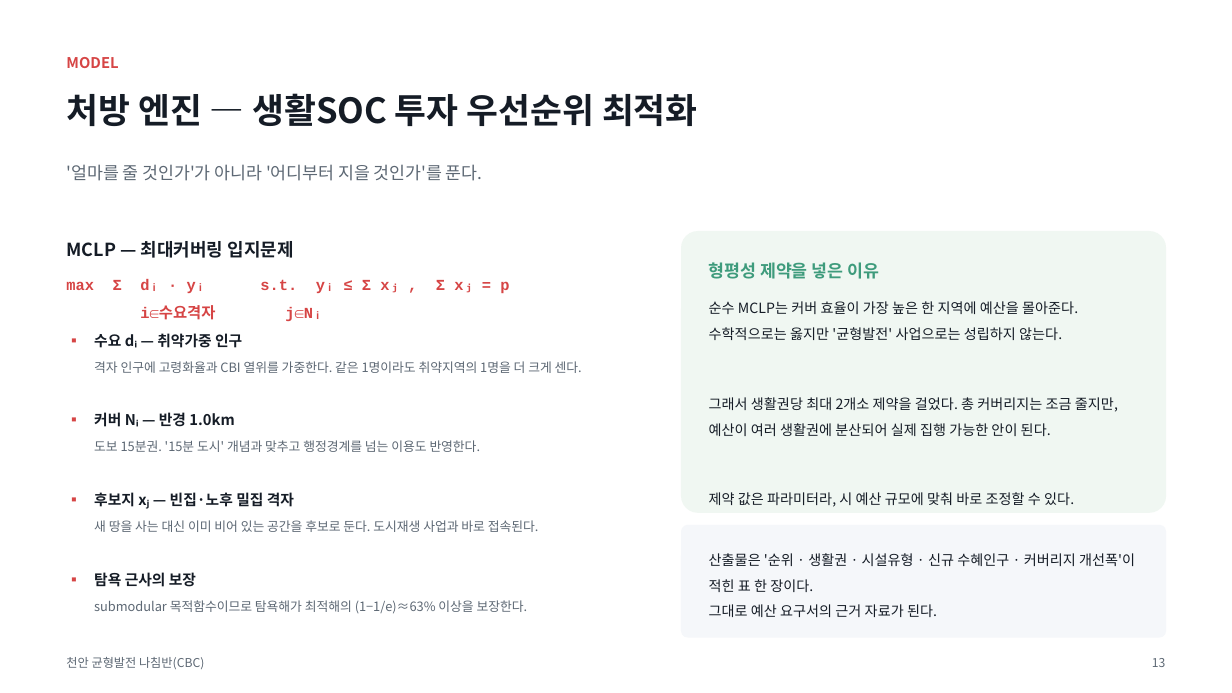
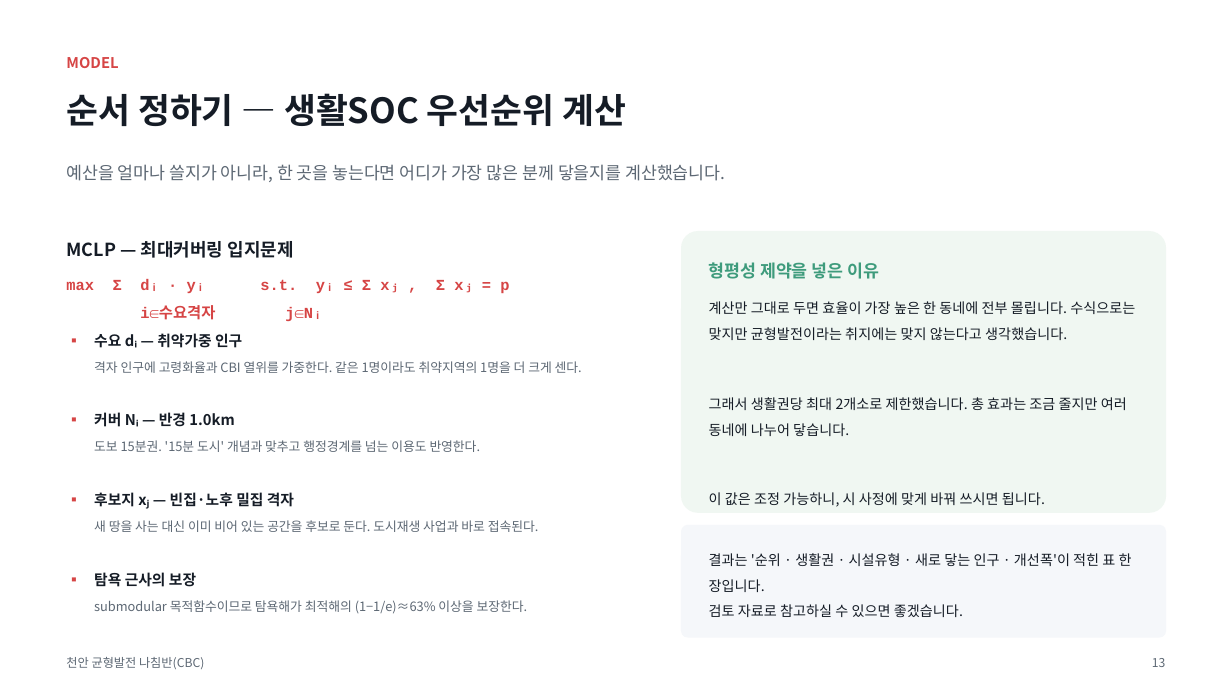
Before and after one commit to BioCode67/2026-AI-, a slide deck: slide 14 of deliverables/기획서_천안균형발전나침반_CBC.pptx. Drawn at 1232x693 pixels with LibreOffice and Linux fonts; fonts in the diff are those of the drawing. Boxes give left, top, right and bottom in pixels: in the first picture for what was removed or moved away, otherwise in the second. Text is boxed around its words. In the diff, an @@ line names an element or a change of style, - is before the commit and + after.

```diff
--- a/deliverables/기획서_천안균형발전나침반_CBC.pptx
+++ b/deliverables/기획서_천안균형발전나침반_CBC.pptx
@@ text at <box>66,93,626,126</box>: text changed @@
-처방 엔진 — 생활SOC 투자 우선순위 최적화
+순서 정하기 — 생활SOC 우선순위 계산
@@ text at <box>66,164,725,182</box>: text changed @@
-'얼마를 줄 것인가'가 아니라 '어디부터 지을 것인가'를 푼다.
+예산을 얼마나 쓸지가 아니라, 한 곳을 놓는다면 어디가 가장 많은 분께 닿을지를 계산했습니다.
@@ text at <box>709,301,1135,507</box>: text changed @@
-순수 MCLP는 커버 효율이 가장 높은 한 지역에 예산을 몰아준다. 수학적으로는 옳지만 '균형발전' 사업으로는 성립하지 않는다.
-그래서 생활권당 최대 2개소 제약을 걸었다. 총 커버리지는 조금 줄지만, 예산이 여러 생활권에 분산되어 실제 집행 가능한 안이 된다.
-제약 값은 파라미터라, 시 예산 규모에 맞춰 바로 조정할 수 있다.
+계산만 그대로 두면 효율이 가장 높은 한 동네에 전부 몰립니다. 수식으로는 맞지만 균형발전이라는 취지에는 맞지 않는다고 생각했습니다.
+그래서 생활권당 최대 2개소로 제한했습니다. 총 효과는 조금 줄지만 여러 동네에 나누어 닿습니다.
+이 값은 조정 가능하니, 시 사정에 맞게 바꿔 쓰시면 됩니다.
@@ text at <box>709,553,1132,617</box>: text changed @@
-산출물은 '순위 · 생활권 · 시설유형 · 신규 수혜인구 · 커버리지 개선폭'이 적힌 표 한 장이다.
-그대로 예산 요구서의 근거 자료가 된다.
+결과는 '순위 · 생활권 · 시설유형 · 새로 닿는 인구 · 개선폭'이 적힌 표 한 장입니다.
+검토 자료로 참고하실 수 있으면 좋겠습니다.
```
Also in this commit, not shown: 10 other slides changed, 1 slide added, 4 other files.
